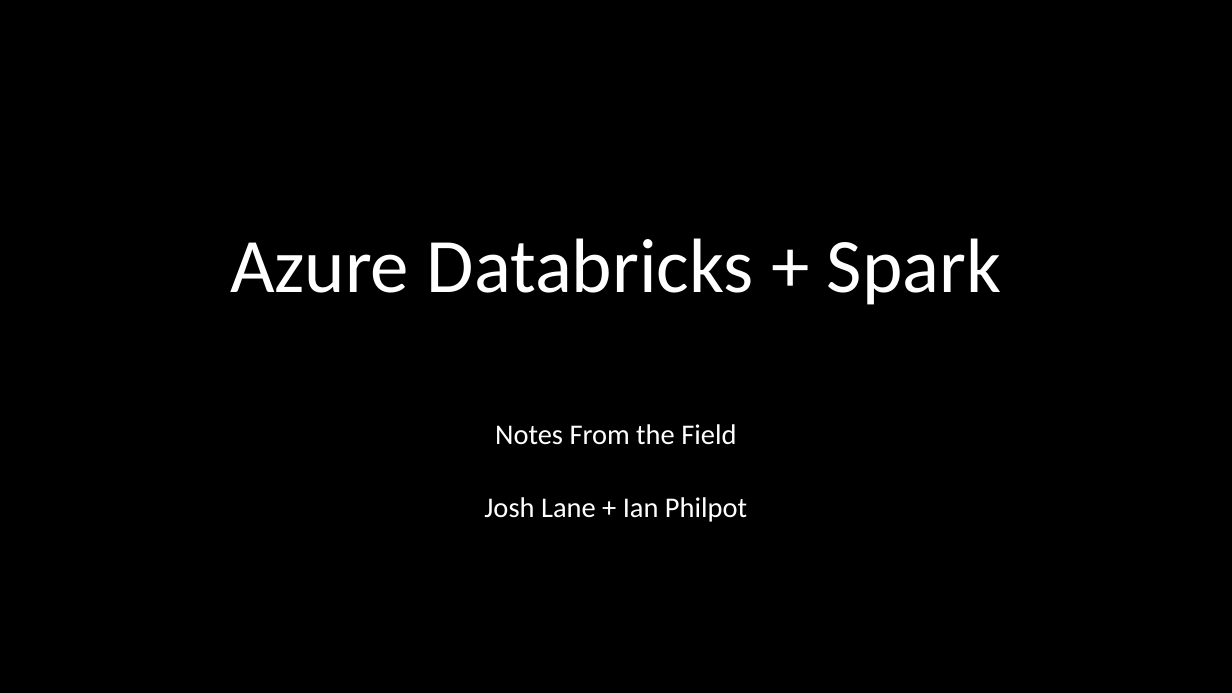
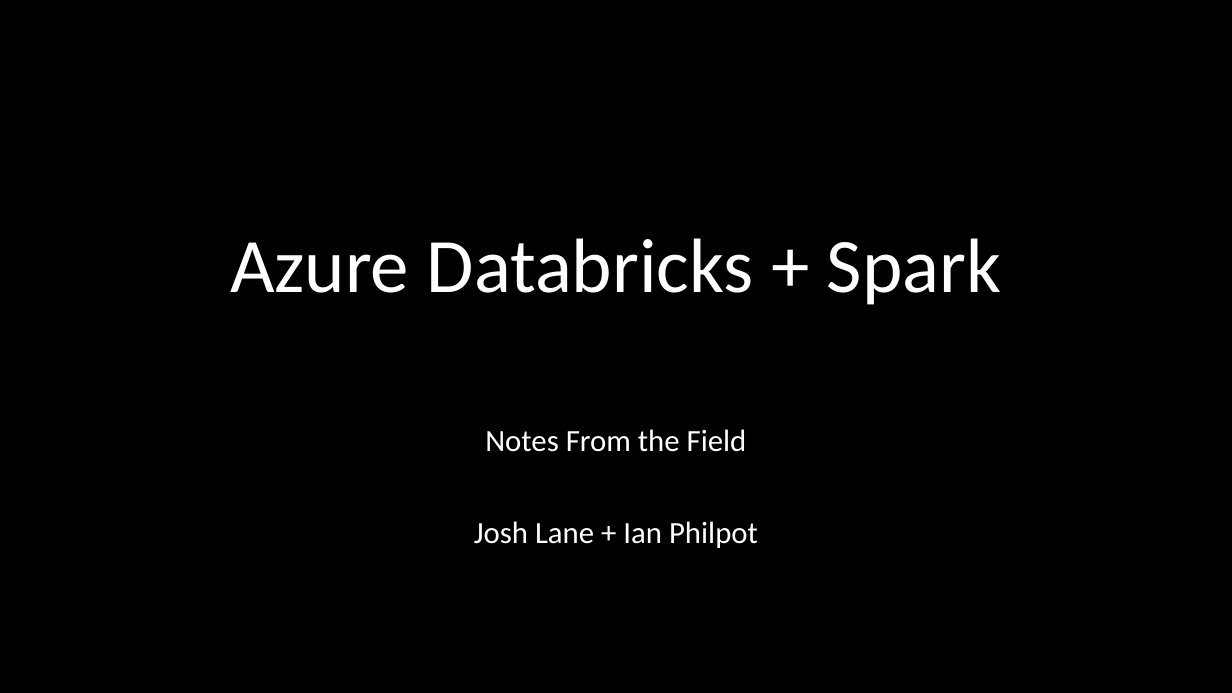
Before and after one commit to jplane/ato-databricks, a slide deck: slide 1 of Azure Databricks - Notes From the Field.pptx. Drawn at 1232x693 pixels with LibreOffice and Linux fonts; fonts in the diff are those of the drawing; background and template pictures are left out. Boxes give left, top, right and bottom in pixels: in the first picture for what was removed or moved away, otherwise in the second. Text is boxed around its words. In the diff, an @@ line names an element or a change of style, - is before the commit and + after.

```diff
--- a/Azure Databricks - Notes From the Field.pptx
+++ b/Azure Databricks - Notes From the Field.pptx
@@ text "Notes From the Field" at <box>474,429,758,548</box>: size 22.2 to 24 pt; line spacing 0.7 to 0.9 @@
```
Also in this commit, not shown: 8 other slides changed.
